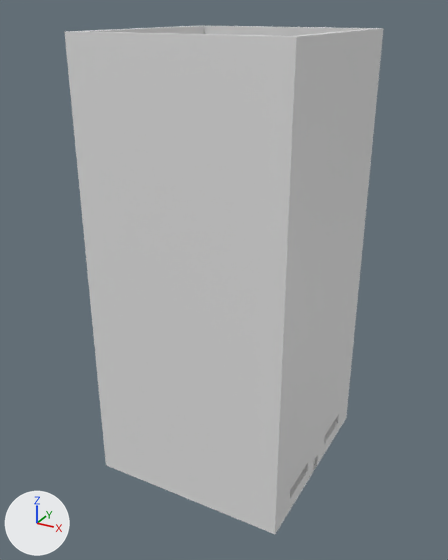
A saved change to the Blender file FPS Dummy 64/Assets/Models/Morge/Grave.blend.
One viewpoint serves both versions: a camera (50 mm lens) standing at (45.8, -77.9, 68.9) and looking at (3.9, -1.6, 30.8). The lights are fixed; the arrows at lower left show +X, +Y and +Z.
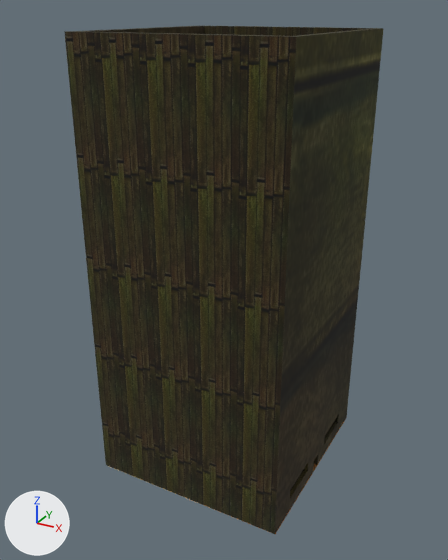
Changed parts and their boxes (x1, y1, x2, y2) in the pictures (448 x 560 px):
'Cube', recoloured, surface changed (grey to brown)
    both: (65, 26, 384, 534)
'Plane', recoloured
    both: (109, 417, 347, 534)

What changed in the scene script:
```text
Add img_jrb_textures_0a000_rgba16_png:
    img_jrb_textures_0a000_rgba16_png = load_image('jrb_textures.0A000.rgba16.png', '../Bar/jrb_textures.0A000.rgba16.png', 512, 512, 'sRGB')
Add img_ttc_textures_00800_rgba16_png:
    img_ttc_textures_00800_rgba16_png = load_image('ttc_textures.00800.rgba16.png', 'ttc_textures.00800.rgba16.png', 512, 512, 'sRGB')
Add mat_brick:
    mat_brick = principled_material('BRICK')
    mat_brick.texture = img_jrb_textures_0a000_rgba16_png
    mat_brick.roughness = 1.0
Add mat_floor:
    mat_floor = principled_material('Floor')
    mat_floor.texture = img_ttc_textures_00800_rgba16_png
    mat_floor.roughness = 1.0
Change me_plane:
    where me_plane.from_pydata(...)  # 4 vertices, 1 face; spans x -1.0..1.0, y -1.0..1.0, z 0.0
    add me_plane.materials.append(mat_floor)  # picture img_ttc_textures_00800_rgba16_png
Change me_cube_001:
    where me_cube_001.from_pydata(...)  # 198 vertices, 202 faces; spans x -49.4..1.0, y -1.0..1.0, z -1.0..5.0
    used by ob_cube; location = (19.3, 0.0, 11.0); scale = (0.604, 15.8, 11.1)
    me_cube_001 part 1: texture (UV) coordinates of 202 of 202 faces, centred in x -49.4..1.0, y -1.0..1.0, z -1.0..5.0, changed; they spanned u 0.0..0.88, v 0.0..1.0 and now span u -3.17..1.64, v -1.82..2.82
    add me_cube_001.materials.append(mat_brick)  # picture img_jrb_textures_0a000_rgba16_png
```
